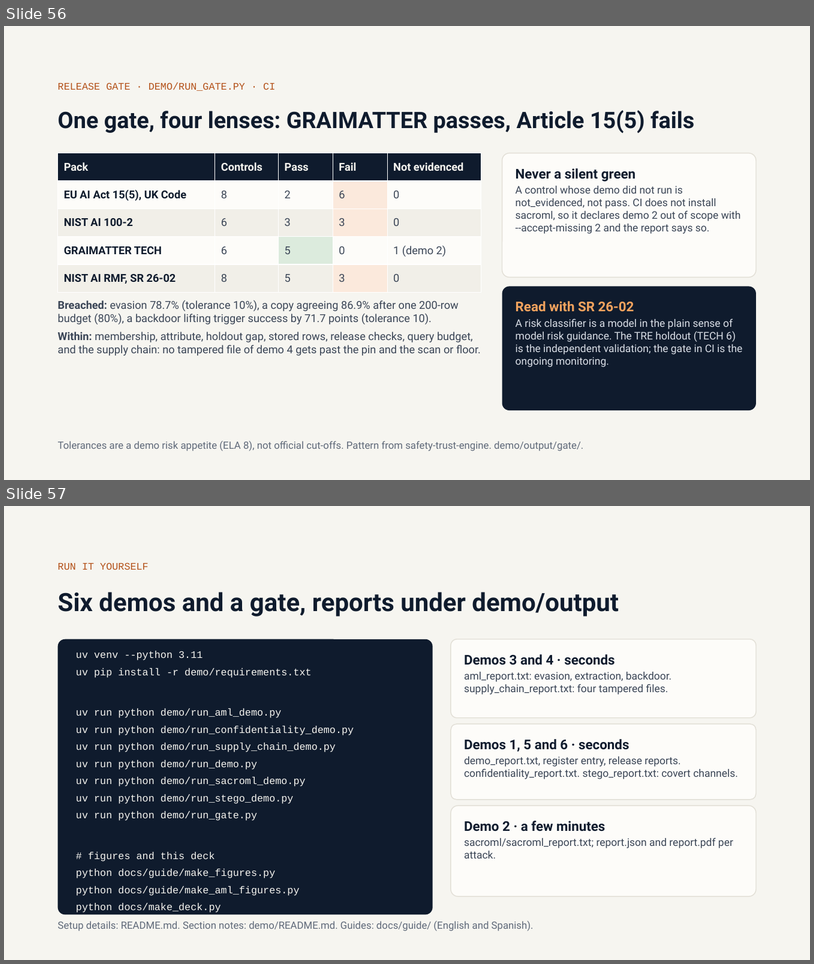
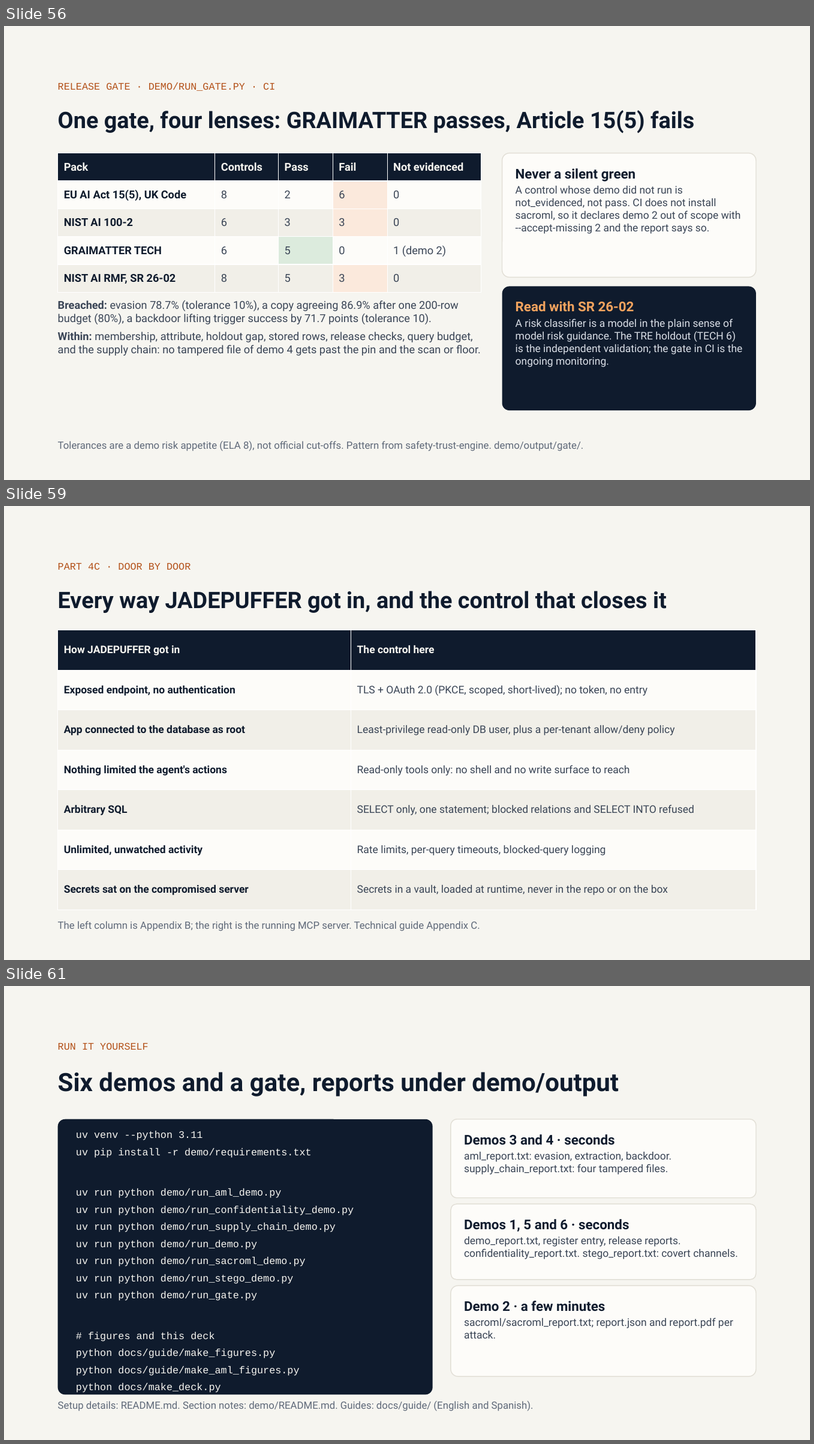
Before and after one commit to olonok69/graimatter_ML, a slide deck: docs/Adversarial_ML.pptx. Shown one above the other, each under a label of ours: slides 56 and 57 before the commit, slides 56, 59 and 61 after it; the slides between them are not shown. The pictures are 814x964 and 814x1444 pixels, drawn with LibreOffice and Linux fonts; fonts in the diff are those of the drawing. Boxes give left, top, right and bottom in pixels: in the first picture for what was removed or moved away, otherwise in the second. Text is boxed around its words. In the diff, an @@ line names an element or a change of style, - is before the commit and + after.

Commit message:
Add Part 4c: securing an agent's database access (MCP defences)
Mirror JADEPUFFER (Appendix B) with a defensive example: a real read-only
MCP server in front of PostgreSQL, built so every door that attack used is
closed, and closed in layers. Part 4c becomes a fourth video in Part 4.

- Deck: four Part 4c slides appended after the gate (62 slides total);
  run-it-yourself and references renumber to 61/62.
- Technical guide EN/ES: new Appendix C (setup, door-by-door table, three
  layers of trust, deployment checklist); Appendix A series map and
  video-series table updated; green paper's Appendix C references
  disambiguated from the new guide appendix.
- Presenter guide EN/ES: Part 4c write-ups, counts and map.
- README: 62 slides, three Part 4 videos, Appendix C.
- YouTube descriptions EN/ES: Video 4c entry and series line.

Secrets, real domains and tenant identifiers are scrubbed; the host is an
example.

```diff
--- a/docs/Adversarial_ML.pptx
+++ b/docs/Adversarial_ML.pptx
@@ slide 59 added at [4, 506, 810, 960], background #F6F5F0 @@
@@ text added at [58, 562, 191, 570], 12 pt, text #B4521A @@
+PART 4C · DOOR BY DOOR
@@ title added at [58, 591, 667, 613], 27 pt, text #0F1B2D, bold @@
+Every way JADEPUFFER got in, and the control that closes it
@@ table added at [58, 630, 756, 910], 7 rows, 2 columns @@
+How JADEPUFFER got in | The control here
+Exposed endpoint, no authentication | TLS + OAuth 2.0 (PKCE, scoped, short-lived); no token, no entry
+App connected to the database as root | Least-privilege read-only DB user, plus a per-tenant allow/deny policy
+Nothing limited the agent's actions | Read-only tools only: no shell and no write surface to reach
+Arbitrary SQL | SELECT only, one statement; blocked relations and SELECT INTO refused
+Unlimited, unwatched activity | Rate limits, per-query timeouts, blocked-query logging
+Secrets sat on the compromised server | Secrets in a vault, loaded at runtime, never in the repo or on the box
@@ text added at [58, 921, 480, 931], 12 pt, text #5F6979 @@
+The left column is Appendix B; the right is the running MCP server. Technical guide Appendix C.
@@ what was slide 57 is now slide 61 @@
```
Also in this commit, not shown: 3 other slides added, 8 other files.
